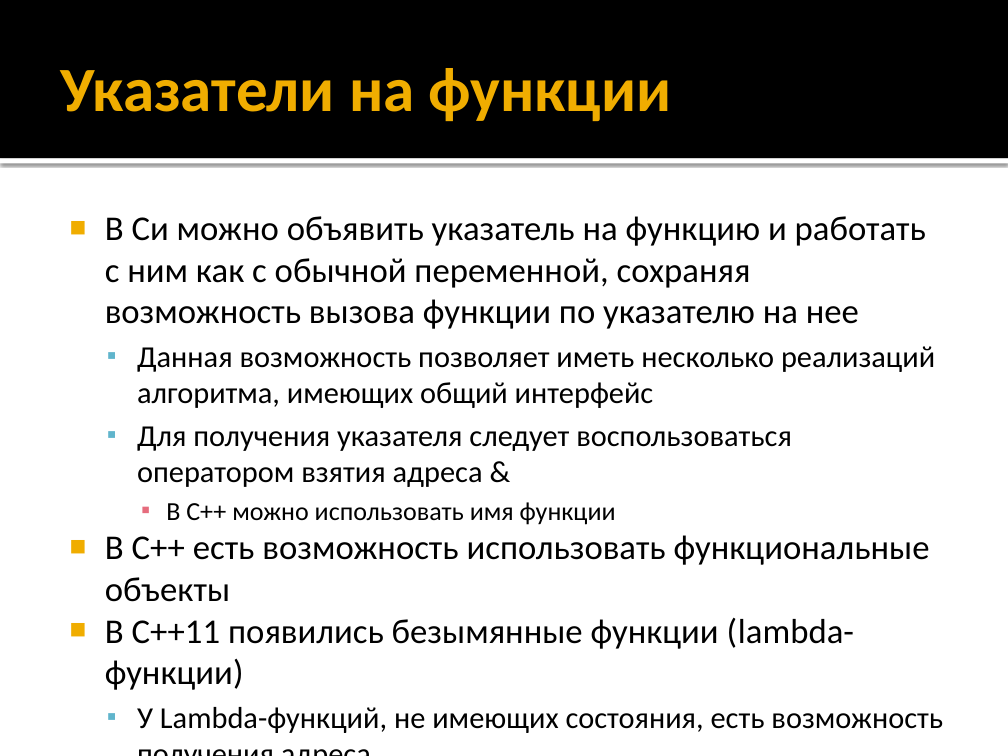
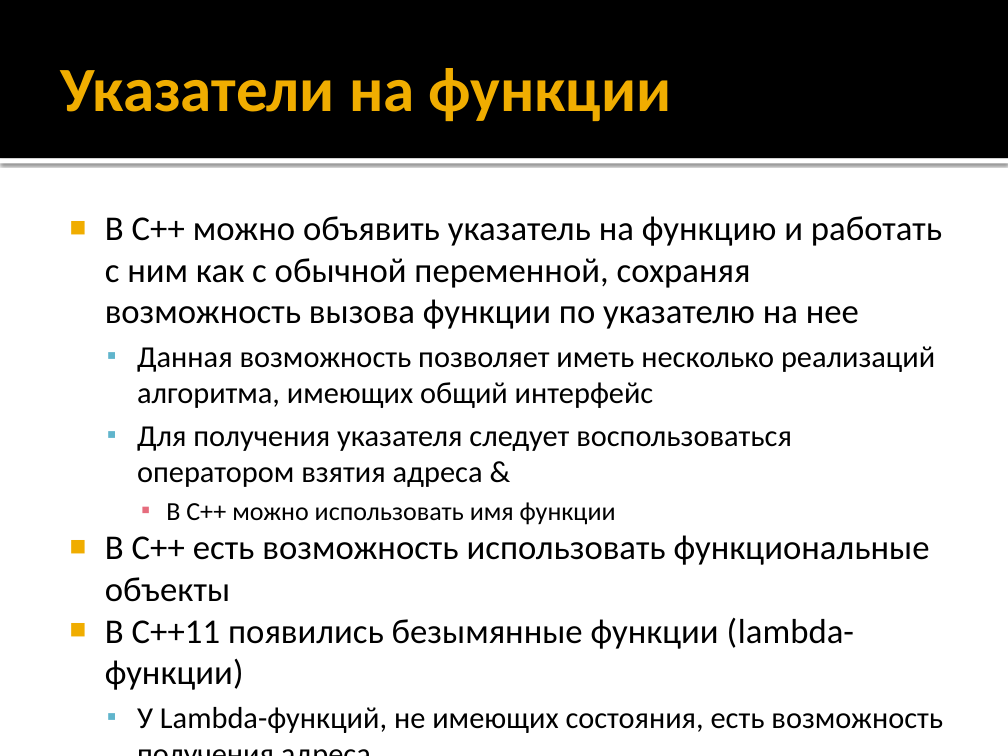
Before and after one commit to alexey-malov/oop, a slide deck: slide 241 of lectures/01/Синтаксис C++.pptx (slide 222 before the commit). Drawn at 1008x756 pixels with LibreOffice and Linux fonts; fonts in the diff are those of the drawing. Boxes give left, top, right and bottom in pixels: in the first picture for what was removed or moved away, otherwise in the second. Text is boxed around its words. In the diff, an @@ line names an element or a change of style, - is before the commit and + after.

```diff
--- a/lectures/01/Синтаксис C++.pptx
+++ b/lectures/01/Синтаксис C++.pptx
@@ text at (105, 216, 942, 329): text changed @@
-■ В Си можно объявить указатель на функцию и работать с ним как с обычной переменной, сохраняя возможность вызова функции по указателю на нее
+■ В С++ можно объявить указатель на функцию и работать с ним как с обычной переменной, сохраняя возможность вызова функции по указателю на нее
```
Also in this commit, not shown: 24 other slides changed, 19 slides added, 1 other file.
